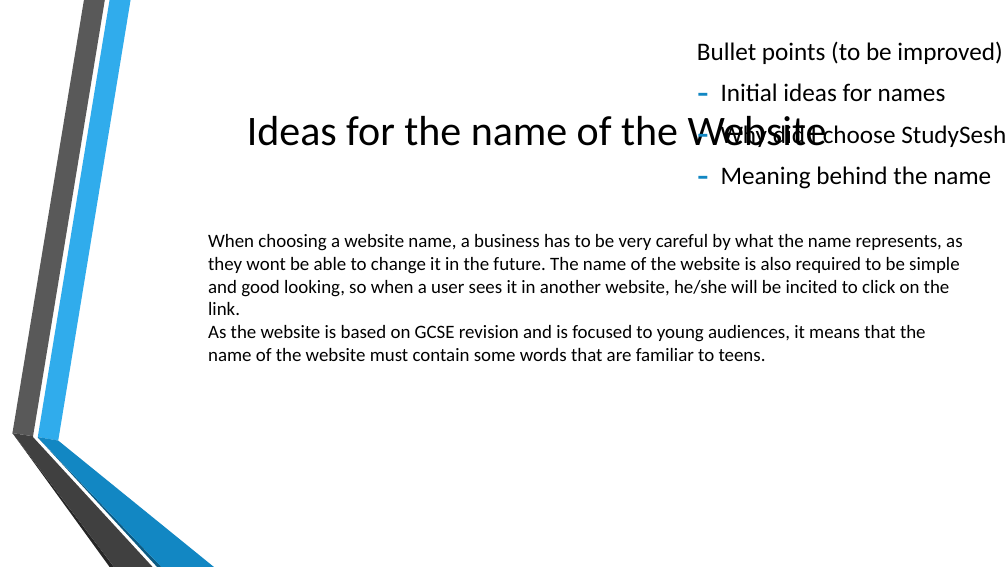
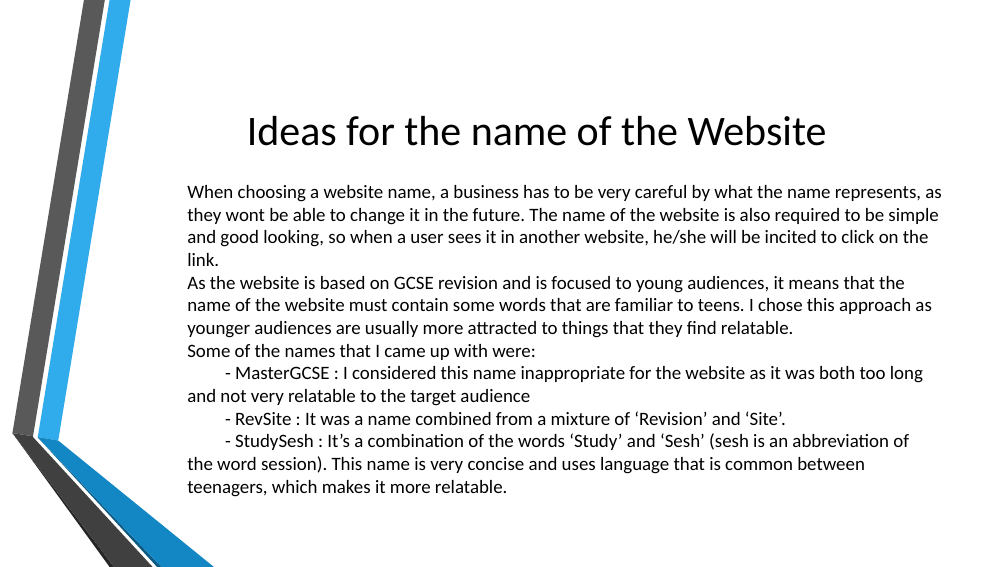
Before and after one commit to estebanlv/EPQ-Website-Project, a slide deck: slide 5 of Documents/Official Documents/Development Presentation.pptx. Drawn at 1008x567 pixels with LibreOffice and Linux fonts; fonts in the diff are those of the drawing; background and template pictures are left out. Boxes give left, top, right and bottom in pixels: in the first picture for what was removed or moved away, otherwise in the second. Text is boxed around its words. In the diff, an @@ line names an element or a change of style, - is before the commit and + after.

```diff
--- a/Documents/Official Documents/Development Presentation.pptx
+++ b/Documents/Official Documents/Development Presentation.pptx
@@ text removed at (697, 41, 1006, 189) @@
-Bullet points (to be improved)
-– Initial ideas for names
-– Why did I choose StudySesh
-– Meaning behind the name
@@ text "When choosing a website name, ...": place and size @@
-text "When choosing a website name, ..." at (208, 234, 962, 361)
+text "When choosing a website name, ..." at (187, 185, 941, 497)
@@ text at (187, 276, 931, 497): text changed @@
-As the website is based on GCSE revision and is focused to young audiences, it means that the name of the website must contain some words that are familiar to teens.
+As the website is based on GCSE revision and is focused to young audiences, it means that the name of the website must contain some words that are familiar to teens. I chose this approach as younger audiences are usually more attracted to things that they find relatable.
+Some of the names that I came up with were:
+- MasterGCSE : I considered this name inappropriate for the website as it was both too long and not very relatable to the target audience
+- RevSite : It was a name combined from a mixture of ‘Revision’ and ‘Site’.
+- StudySesh : It’s a combination of the words ‘Study’ and ‘Sesh’ (sesh is an abbreviation of the word session). This name is very concise and uses language that is common between teenagers, which makes it more relatable.
```
Also in this commit, not shown: 2 other slides changed.
